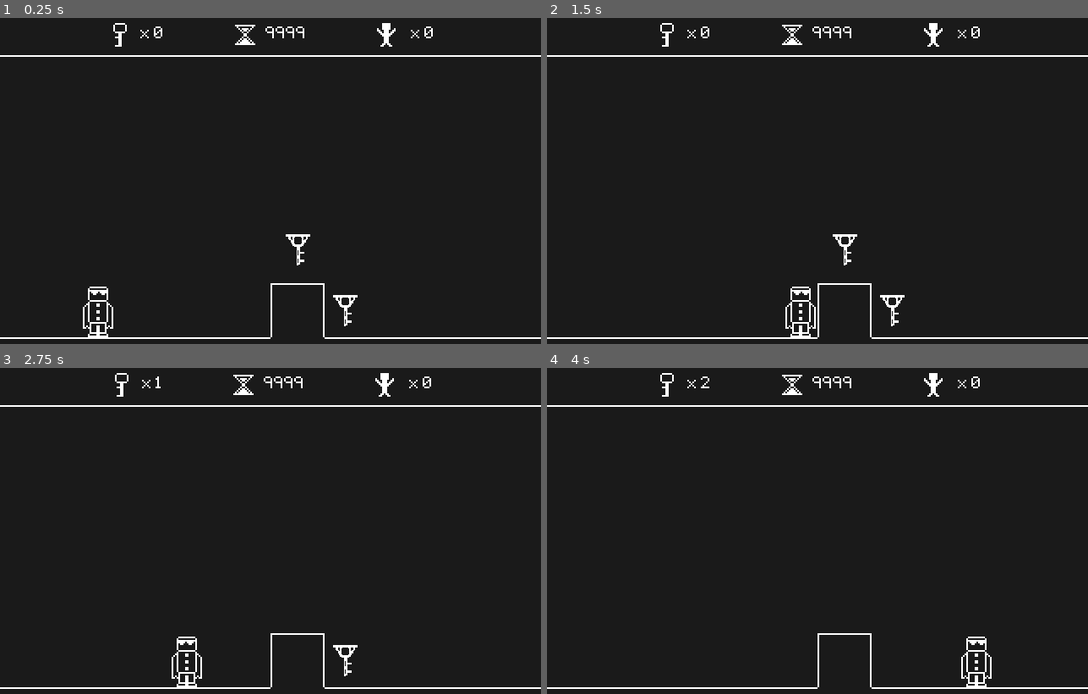
Above: before the commit, frames 1-4 (two rows, left to right).
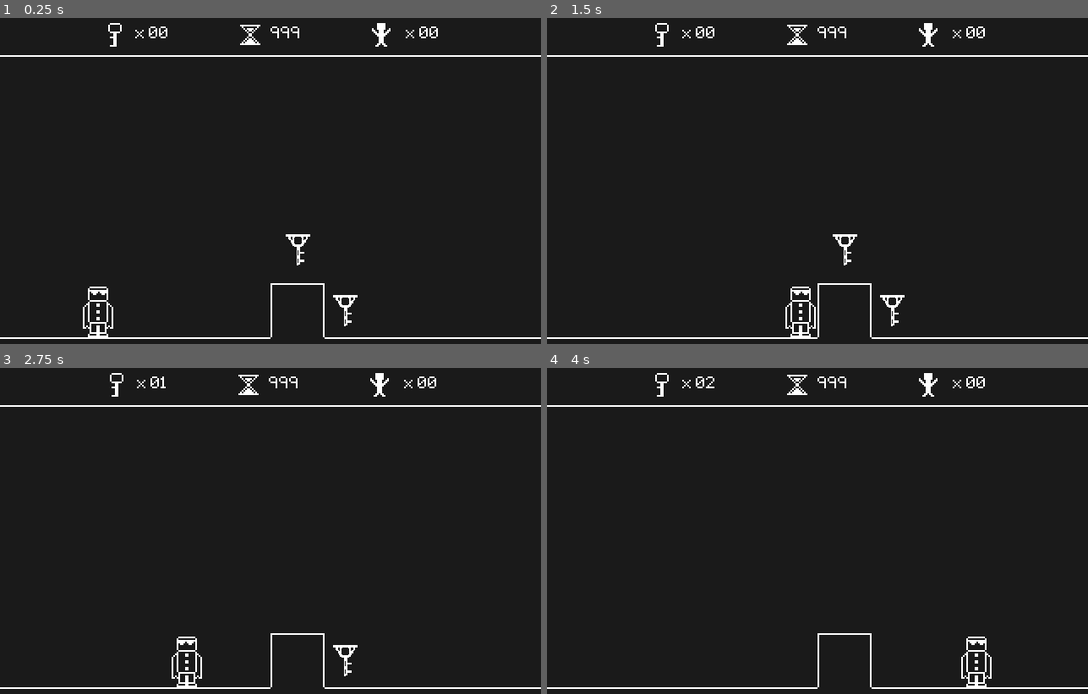
Above: after the commit, the same moments.

Repository: Kiel97/bialjam2019
Game: Godot game, scene res://Levels/Level.tscn
Same seed, same stepped clock (60 frames per second), same inputs: the game is played once before the commit and once after it.
Inputs:
- Up to frame 1 (0.25 s): no input
- Up to frame 2 (1.5 s): tap Enter at 0.5 s; hold Right (move_right) from 0.53 s (still down); tap Up (jump) at 0.77 s
- Up to frame 3 (2.75 s): tap Up (jump) at 1.52 s; release Right (move_right) at 2.03 s; hold Left (move_left) from 2.03 s (still down)
- Up to frame 4 (4 s): release Left (move_left) at 2.78 s; hold Right (move_right) from 2.78 s (still down); tap Up (jump) at 3.02, 3.77 s

The runs differ from the first frame. In frame 1, 0.7% of the frame differs, in the area x 20-81%, y 1-9%; in frame 2, 0.7%; in frame 3, 0.7%; in frame 4, 0.7%.

Commit message:
Modified a bit HUD

Diff:
--- a/Bialjam2019/HUD/HUD.gd
+++ b/Bialjam2019/HUD/HUD.gd
@@ -11,4 +11,4 @@
 #	pass
 
 func _on_Hero_key_collected(value) -> void:
-	keys_counter.text = "x " + str(value)
+	keys_counter.text = "x " + str(value).pad_zeros(2)
--- a/Bialjam2019/HUD/HUD.tscn
+++ b/Bialjam2019/HUD/HUD.tscn
@@ -31,14 +31,13 @@
 margin_bottom = 21.0
 
 [node name="HBoxContainer" type="HBoxContainer" parent="PanelContainer/VBoxContainer/CenterContainer"]
-margin_left = 63.0
-margin_right = 257.0
+margin_left = 60.0
+margin_right = 260.0
 margin_bottom = 16.0
 custom_constants/separation = 40
 
 [node name="KeysCollected" type="HBoxContainer" parent="PanelContainer/VBoxContainer/CenterContainer/HBoxContainer"]
-editor/display_folded = true
-margin_right = 34.0
+margin_right = 40.0
 margin_bottom = 16.0
 
 [node name="KeyIcon" type="TextureRect" parent="PanelContainer/VBoxContainer/CenterContainer/HBoxContainer/KeysCollected"]
@@ -49,14 +48,13 @@
 [node name="KeyCounter" type="Label" parent="PanelContainer/VBoxContainer/CenterContainer/HBoxContainer/KeysCollected"]
 margin_left = 20.0
 margin_top = 3.0
-margin_right = 34.0
+margin_right = 40.0
 margin_bottom = 13.0
 custom_fonts/font = ExtResource( 3 )
-text = "x 0"
+text = "x 00"
 
 [node name="TimeCounter" type="HBoxContainer" parent="PanelContainer/VBoxContainer/CenterContainer/HBoxContainer"]
-editor/display_folded = true
-margin_left = 74.0
+margin_left = 80.0
 margin_right = 118.0
 margin_bottom = 16.0
 
@@ -68,15 +66,14 @@
 [node name="TimeLeft" type="Label" parent="PanelContainer/VBoxContainer/CenterContainer/HBoxContainer/TimeCounter"]
 margin_left = 20.0
 margin_top = 3.0
-margin_right = 44.0
+margin_right = 38.0
 margin_bottom = 13.0
 custom_fonts/font = ExtResource( 3 )
-text = "9999"
+text = "999"
 
 [node name="PrisonersCounter" type="HBoxContainer" parent="PanelContainer/VBoxContainer/CenterContainer/HBoxContainer"]
-editor/display_folded = true
 margin_left = 158.0
-margin_right = 194.0
+margin_right = 200.0
 margin_bottom = 16.0
 
 [node name="PrisonerIcon" type="TextureRect" parent="PanelContainer/VBoxContainer/CenterContainer/HBoxContainer/PrisonersCounter"]
@@ -87,10 +84,10 @@
 [node name="PrisonersLeft" type="Label" parent="PanelContainer/VBoxContainer/CenterContainer/HBoxContainer/PrisonersCounter"]
 margin_left = 20.0
 margin_top = 3.0
-margin_right = 36.0
+margin_right = 42.0
 margin_bottom = 13.0
 custom_fonts/font = ExtResource( 3 )
-text = " x 0"
+text = " x 00"
 
 [node name="ColorRect" type="ColorRect" parent="PanelContainer/VBoxContainer"]
 margin_top = 25.0
--- a/Bialjam2019/Hero/Hero.gd
+++ b/Bialjam2019/Hero/Hero.gd
@@ -10,7 +10,7 @@
 var keys_collected : int = 0
 
 func _ready() -> void:
-	pass
+	refresh_key_counter()
 
 func _process(delta: float) -> void:
 	velocity.y += GRAVITY * delta
@@ -35,4 +35,7 @@
 
 func collect_key() -> void:
 	keys_collected += 1
+	refresh_key_counter()
+
+func refresh_key_counter() -> void:
 	emit_signal("key_collected", keys_collected)
